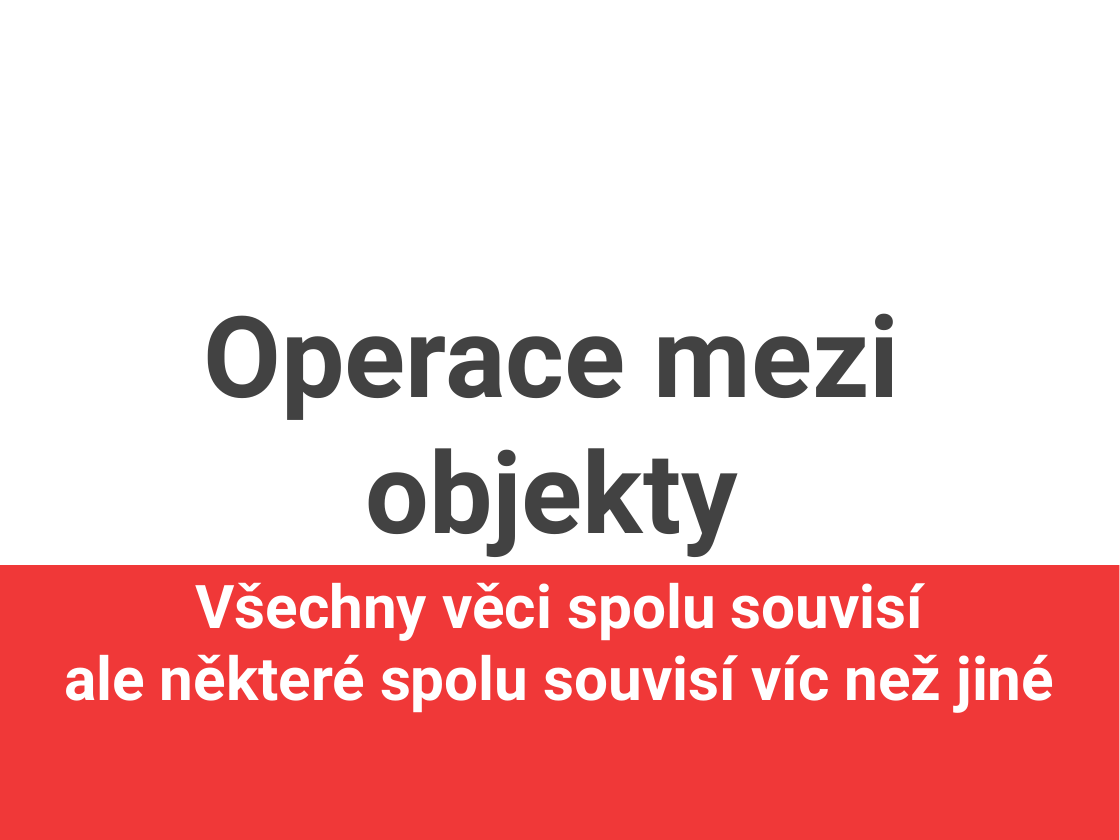
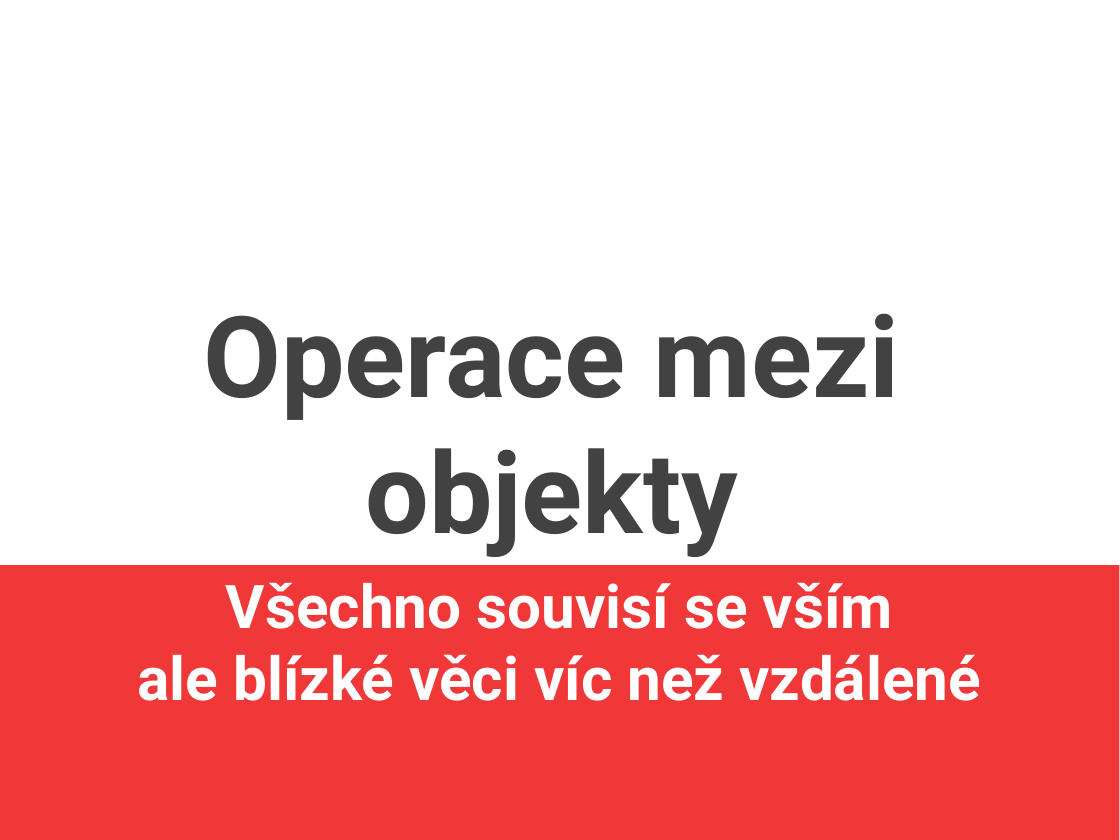
Before and after one commit to jlacko/4EK418, a slide deck: slide 1 of prez/4 - operace mezi objekty.odp. Drawn at 1120x840 pixels with LibreOffice and Linux fonts; fonts in the diff are those of the drawing. Boxes give left, top, right and bottom in pixels: in the first picture for what was removed or moved away, otherwise in the second. Text is boxed around its words. In the diff, an @@ line names an element or a change of style, - is before the commit and + after.

```diff
--- a/prez/4 - operace mezi objekty.odp
+++ b/prez/4 - operace mezi objekty.odp
@@ subtitle at [137, 582, 981, 701]: text changed @@
-Všechny věci spolu souvisí
-ale některé spolu souvisí víc než jiné
+Všechno souvisí se vším
+ale blízké věci víc než vzdálené
```
Also in this commit, not shown: 1 other slide changed, 1 slide added, 3 other files.
